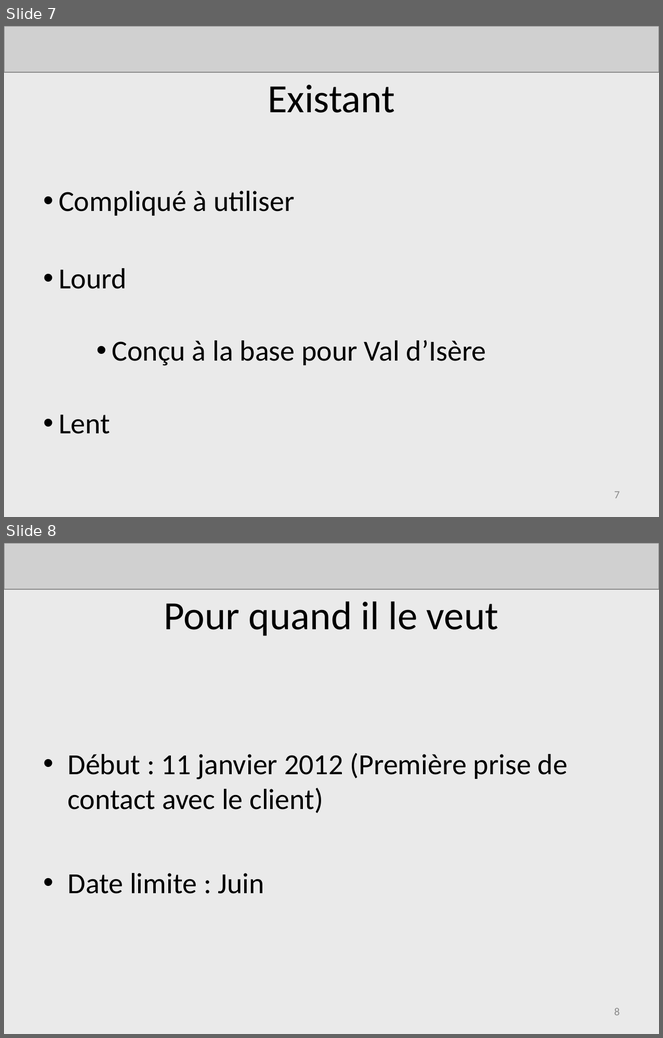
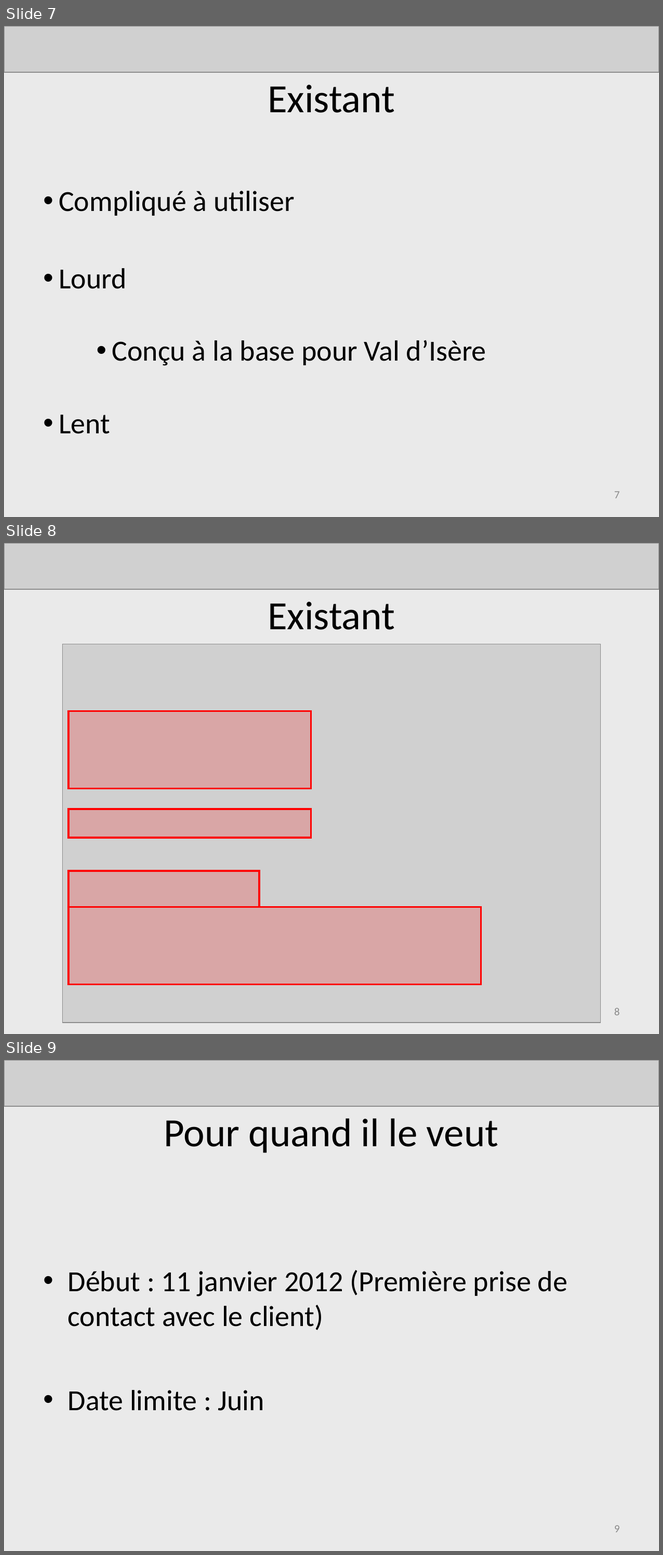
Before and after one commit to AdrienLombard/SimplePass, a slide deck: source/Projet Courchevel - Bilan intermédiaire - Version Adrien.ppt. Shown one above the other, each under a label of ours: slides 7 and 8 before the commit, slides 7, 8 and 9 after it. The pictures are 663x1038 and 663x1555 pixels, drawn with LibreOffice and Linux fonts; fonts in the diff are those of the drawing; grey boxes stand for pictures. Boxes give left, top, right and bottom in pixels: in the first picture for what was removed or moved away, otherwise in the second. Text is boxed around its words. In the diff, an @@ line names an element or a change of style, - is before the commit and + after.

```diff
--- a/source/Projet Courchevel - Bilan intermédiaire - Version Adrien.ppt
+++ b/source/Projet Courchevel - Bilan intermédiaire - Version Adrien.ppt
@@ slide 8 added at [4, 543, 659, 1034], background #EAEAEA @@
@@ picture added at [4, 543, 659, 589] @@
@@ title added at [268, 602, 395, 630], 44 pt, text #000000 @@
+Existant
@@ picture added at [62, 644, 601, 1023] @@
@@ rectangle added at [68, 711, 311, 788], fill #FF0000 at 20% opacity, outline #FF0000 2.01 pt @@
@@ rectangle added at [68, 809, 311, 837], fill #FF0000 at 20% opacity, outline #FF0000 2.01 pt @@
@@ rectangle added at [68, 871, 259, 908], fill #FF0000 at 20% opacity, outline #FF0000 2.01 pt @@
@@ rectangle added at [68, 908, 481, 984], fill #FF0000 at 20% opacity, outline #FF0000 2.01 pt @@
@@ page number added at [614, 1008, 620, 1016], 12 pt, text #898989 @@
+8
@@ what was slide 8 is now slide 9 @@
@@ page number at [614, 1525, 620, 1533]: text changed @@
-8
+9
```
Also in this commit, not shown: 1 slide changed.
